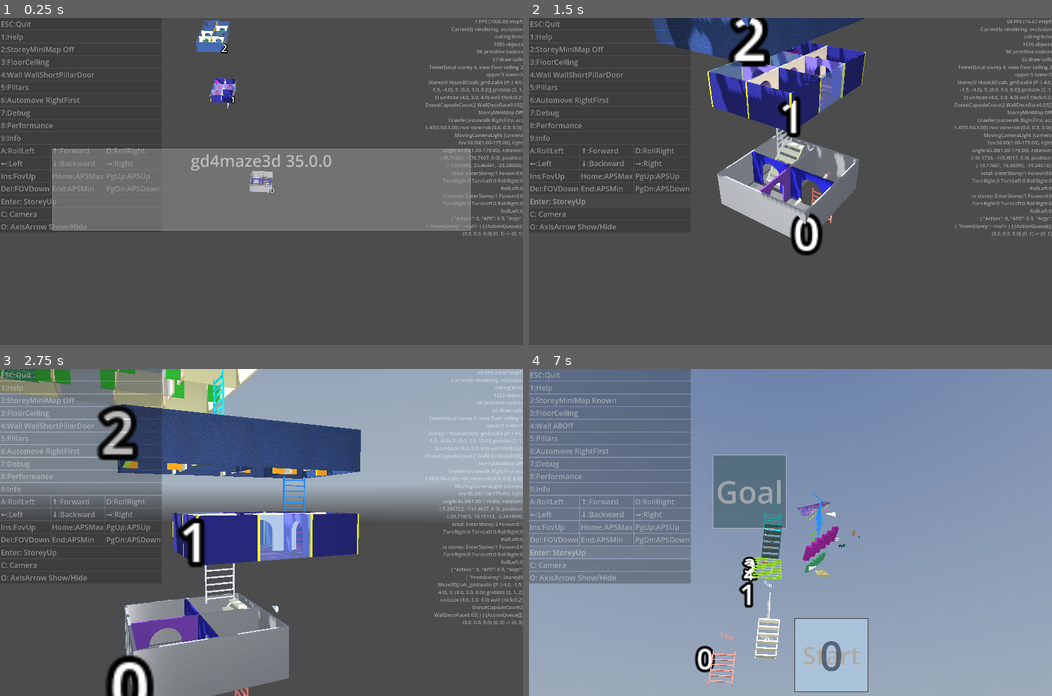
Above: before the commit, frames 1-4 (two rows, left to right).
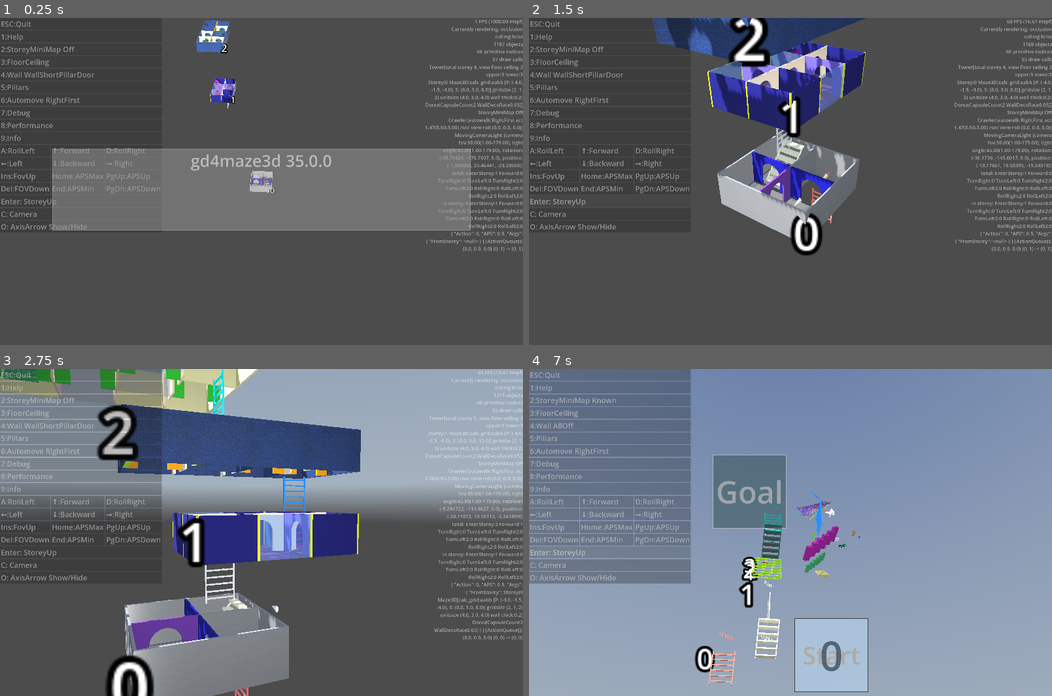
Above: after the commit, the same moments.

Repository: kasworld/gd4maze3d
Game: Godot game, scene res://main.tscn
The game is run twice, just before and just after one commit, with the same random seed, the same clock (stepped at 60 frames per second) and the same inputs. A sky picture missing from this copy of the repository is replaced by a grey-blue gradient.
Inputs (mouse positions are in pixels of both pictures, inside the frame that each line leads up to):
- Up to frame 1 (0.25 s): no input
- Up to frame 2 (1.5 s): click "Enter: StoreyUp" at 0.5 s; click "Enter: StoreyUp" at 1.25 s
- Up to frame 3 (2.75 s): tap Enter at 2 s; move the mouse to (235, 597) at 2.02 s; hold Up from 2.03 s (still down); tap Q at 2.1 s; click (235, 597) at 2.17 s
- Up to frame 4 (7 s): move the mouse to (947, 581) at 2.77 s; tap one key every 0.75 s from 2.85 s: E 1 2 3 4 5; move the mouse to (633, 483) at 3.52 s; release Up at 3.53 s; hold Left 3.53-5.03 s; move the mouse to (816, 532) at 4.27 s; click (816, 532) at 4.42 s; move the mouse to (712, 450) at 5.02 s; hold Down 5.03-5.78 s; move the mouse to (905, 516) at 5.77 s; hold Right 5.78-6.53 s; move the mouse to (685, 548) at 6.52 s; hold Up from 6.53 s (still down); click (685, 548) at 6.67 s

The runs differ from the first frame. In frame 1, 0.7% of the frame differs, in the area x 81-100%, y 7-72%; in frame 2, 0.7%; in frame 3, 1.1%, in the area x 83-100%, y 7-83%; in frame 4, less than 0.1%.

Commit message:
fix walk_right_first walk_left_first, add double action

Diff:
--- a/crawler/action_queue.gd
+++ b/crawler/action_queue.gd
@@ -1,6 +1,6 @@
 class_name ActionQueue
 
-enum Action {EnterStorey, Forward, TurnRight, TurnLeft, RollRight, RollLeft}
+enum Action {EnterStorey, Forward, TurnRight, TurnLeft, TurnRight2, TurnLeft2, RollRight, RollLeft, RollRight2, RollLeft2}
 static func action2str(a :Action) -> String:
 	return Action.keys()[a]
 
--- a/crawler/crawler.gd
+++ b/crawler/crawler.gd
@@ -136,10 +136,18 @@
 			start_turn_animation(PI/2)
 		ActionQueue.Action.TurnRight:
 			start_turn_animation(-PI/2)
+		ActionQueue.Action.TurnLeft2:
+			start_turn_animation(PI)
+		ActionQueue.Action.TurnRight2:
+			start_turn_animation(-PI)
 		ActionQueue.Action.RollRight:
 			start_roll_animation(PI/2)
 		ActionQueue.Action.RollLeft:
 			start_roll_animation(-PI/2)
+		ActionQueue.Action.RollRight2:
+			start_roll_animation(PI)
+		ActionQueue.Action.RollLeft2:
+			start_roll_animation(-PI)
 		ActionQueue.Action.EnterStorey: # for animation only
 			var from_storey :Storey = current_action.Args.FromStorey
 			if from_storey == null:
@@ -196,16 +204,15 @@
 		action_queue.enqueue(ActionQueue.Action.TurnRight)
 		action_queue.enqueue(ActionQueue.Action.Forward)
 	# try forward
-	if can_move_to_dir(dir_src):
+	elif can_move_to_dir(dir_src):
 		action_queue.enqueue(ActionQueue.Action.Forward)
 	# try left
-	if can_move_to_dir(Maze.DirTurnLeft[dir_src]):
+	elif can_move_to_dir(Maze.DirTurnLeft[dir_src]):
 		action_queue.enqueue(ActionQueue.Action.TurnLeft)
 		action_queue.enqueue(ActionQueue.Action.Forward)
 	# try backward
-	if can_move_to_dir(Maze.DirOpppsite[dir_src]):
-		action_queue.enqueue(ActionQueue.Action.TurnLeft)
-		action_queue.enqueue(ActionQueue.Action.TurnLeft)
+	elif can_move_to_dir(Maze.DirOpppsite[dir_src]):
+		action_queue.enqueue(ActionQueue.Action.TurnLeft2)
 		action_queue.enqueue(ActionQueue.Action.Forward)
 
 func walk_left_first() -> void:
@@ -214,14 +221,13 @@
 		action_queue.enqueue(ActionQueue.Action.TurnLeft)
 		action_queue.enqueue(ActionQueue.Action.Forward)
 	# try forward
-	if can_move_to_dir(dir_src):
+	elif can_move_to_dir(dir_src):
 		action_queue.enqueue(ActionQueue.Action.Forward)
 	# try right
-	if can_move_to_dir(Maze.DirTurnRight[dir_src]):
+	elif can_move_to_dir(Maze.DirTurnRight[dir_src]):
 		action_queue.enqueue(ActionQueue.Action.TurnRight)
 		action_queue.enqueue(ActionQueue.Action.Forward)
 	# try backward
-	if can_move_to_dir(Maze.DirOpppsite[dir_src]):
-		action_queue.enqueue(ActionQueue.Action.TurnRight)
-		action_queue.enqueue(ActionQueue.Action.TurnRight)
-		action_queue.enqueue(ActionQueue.Action.Forward)
+	elif can_move_to_dir(Maze.DirOpppsite[dir_src]):
+		action_queue.enqueue(ActionQueue.Action.TurnRight2)
+		action_queue.enqueue(ActionQueue.Action.Forward)
